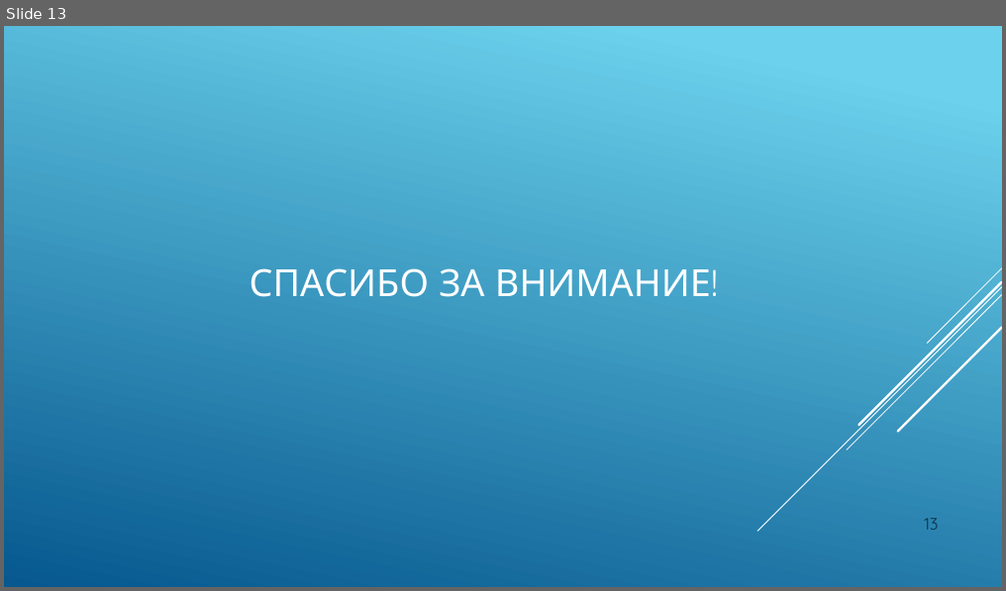
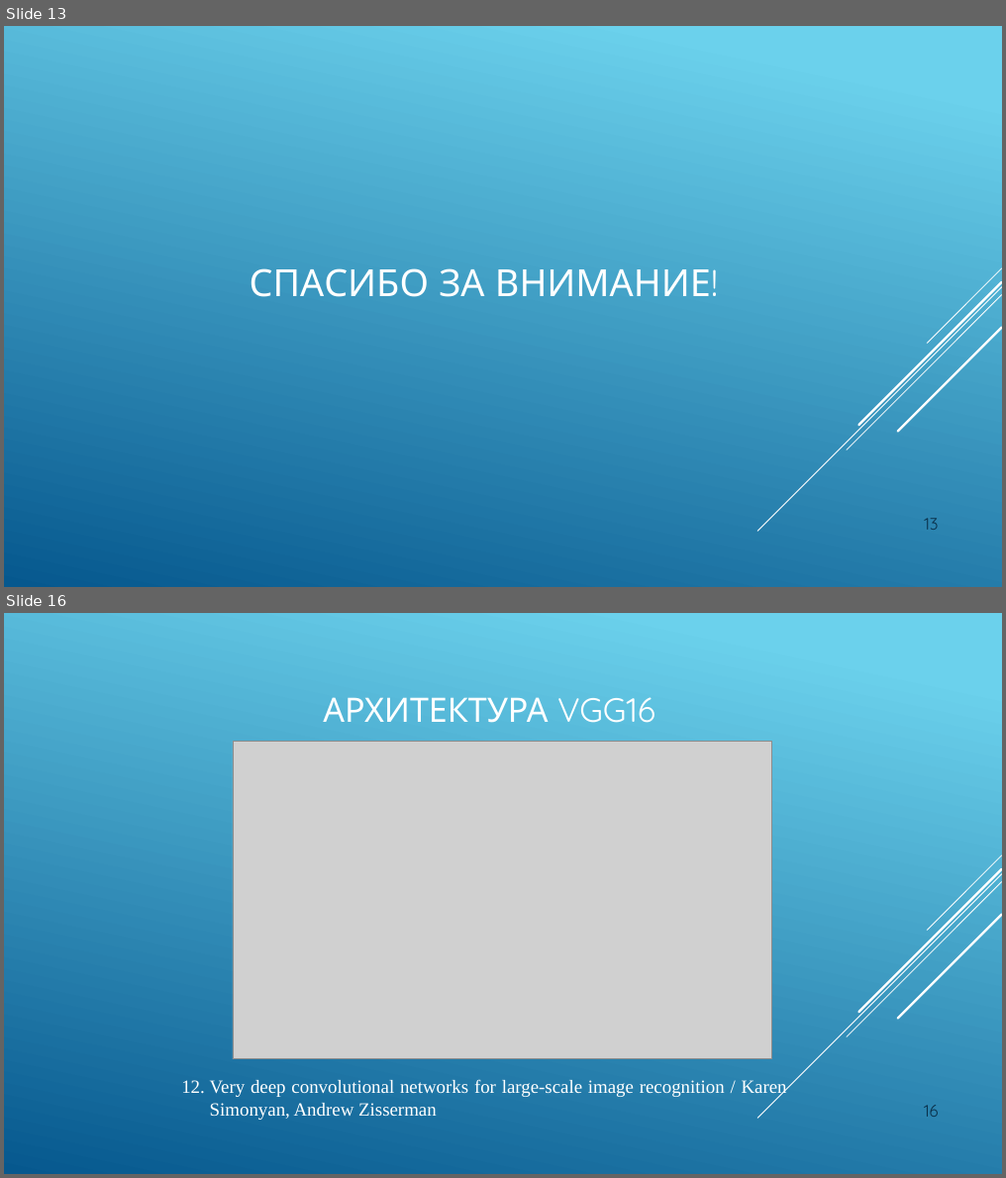
Before and after one commit to JacKira/Airbus_ship_detection, a slide deck: Отчет/ВКР презентация.pptx. Shown one above the other, each under a label of ours: slide 13 before the commit, slides 13 and 16 after it; the slides between them are not shown. The pictures are 1006x591 and 1006x1178 pixels, drawn with LibreOffice and Linux fonts; fonts in the diff are those of the drawing; grey boxes stand for pictures. Boxes give left, top, right and bottom in pixels: in the first picture for what was removed or moved away, otherwise in the second. Text is boxed around its words. In the diff, an @@ line names an element or a change of style, - is before the commit and + after.

```diff
--- a/Отчет/ВКР презентация.pptx
+++ b/Отчет/ВКР презентация.pptx
@@ slide 16 added at [4,613,1002,1174], background gradient #6ED2EB to #06588E; not listed: 5 template elements that a slide beside it also shows @@
@@ title added at [323,697,655,723], 32.4 pt, text #FFFFFF @@
+АРХИТЕКТУРА VGG16
@@ picture added at [233,741,771,1059] @@
@@ text added at [210,1079,787,1120], 18 pt, text #FFFFFF @@
+12. Very deep convolutional networks for large-scale image recognition / Karen Simonyan, Andrew Zisserman
@@ page number added at [924,1105,939,1117], 16 pt, text #0A304A @@
+16
```
Also in this commit, not shown: 8 slides changed, 3 other slides added, 1 other file.
